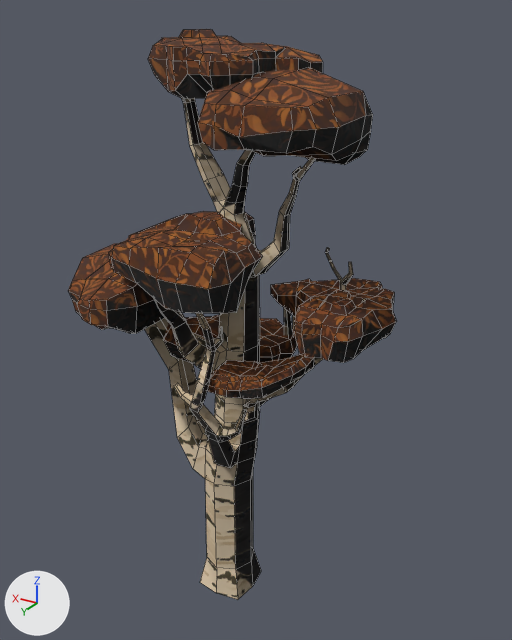
Renders of the Blender file LowPoly_Asset_Blend/D_Tree_small.blend from each side of a commit.
Camera for both pictures: a 50 mm lens placed at (-7.84, 13.02, 14.25), pointed at (0.21, -0.39, 7.54). Lighting does not change. The marker at lower left points along +X, +Y and +Z. Mesh edges are drawn as thin lines.

Names of what the first picture shows: 'tree'.
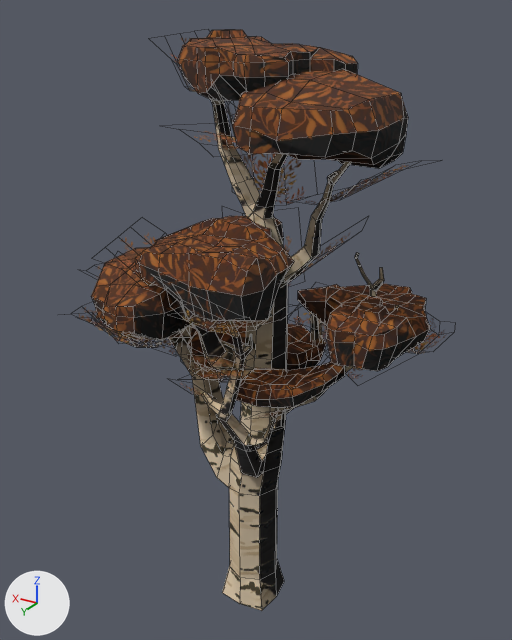
Edits to the bpy script that builds the scene:
```text
Change me_cube_001:
    used by ob_tree; location = (0.0, 1.0, 0.0); scale = (1.39, 1.39, 1.39)
    remove me_cube_001.from_pydata(...)  # 1302 vertices, 1270 faces, 16 loose edges; spans x -2.25..3.73, y -2.64..1.12, z -0.29..10.03
    add me_cube_001.from_pydata(...)  # 1608 vertices, 1421 faces, 16 loose edges; spans x -3.07..3.8, y -2.87..1.67, z -0.29..10.03
    me_cube_001 part 1: the loose piece of 96 vertices spanning x -0.45..2.02, y -1.45..1.12, z 6.14..7.37 is moved by (-0.54, 0.0, 0.0)
    me_cube_001 part 2: the loose piece of 128 vertices spanning x -2.25..0.25, y -2.64..-0.07, z 5.21..6.2 is moved by (-0.54, 0.0, 0.0)
    me_cube_001 part 3: the loose piece of 76 vertices spanning x 1.29..3.73, y -2.23..1.05, z 5.09..6.44 is moved by (-0.54, 0.0, 0.0)
    me_cube_001 part 4: the loose piece of 56 vertices spanning x -1.15..0.27, y -0.72..0.5, z 4.63..5.26 is moved by (-0.54, 0.0, 0.0)
    me_cube_001 part 5: the loose piece of 128 vertices spanning x -0.84..1.96, y -1.83..0.36, z 9.05..10.03 is moved by (-0.54, 0.0, 0.0)
    me_cube_001 part 6: the loose piece of 76 vertices spanning x -1.77..0.48, y -2.44..0.86, z 8.2..9.55 is moved by (-0.54, 0.0, 0.0)
    me_cube_001 part 7: the loose piece of 76 vertices spanning x -0.23..2.21, y -2.39..-0.5, z 4.15..5.1 is moved by (-0.54, 0.0, 0.0)
    me_cube_001 part 8: the loose piece of 650 vertices spanning x -1.76..3.37, y -2.52..0.69, z -0.29..9.43 is moved by (-0.54, 0.0, 0.0)
    me_cube_001 part 9: 16 vertices removed from x -1.14..0.27, y -0.72..0.47, z 4.67..5.26; 322 vertices added at x -3.07..3.8, y -2.87..1.67, z 4.09..10.02
    add me_cube_001.materials.append(mat_gold_trans)
```

Boxes [x1, y1, x2, y2] around the edits, measured in the pictures (512 x 640 px; the box of a moved part takes in the faces that stretch with it):
'tree', reshaped
    before: [68, 29, 397, 600]
    after: [79, 30, 447, 611]
part 1 of me_cube_001, moved or reshaped
    before: [109, 211, 262, 313]
    after: [135, 216, 294, 321]
part 2 of me_cube_001, moved or reshaped
    before: [271, 278, 397, 363]
    after: [298, 284, 430, 371]
part 3 of me_cube_001, moved or reshaped
    before: [68, 243, 165, 334]
    after: [91, 247, 192, 341]
part 4 of me_cube_001, moved or reshaped
    before: [207, 354, 314, 399]
    after: [236, 362, 345, 408]
part 5 of me_cube_001, moved or reshaped
    before: [148, 29, 323, 99]
    after: [177, 30, 358, 101]
part 6 of me_cube_001, moved or reshaped
    before: [198, 68, 373, 165]
    after: [232, 69, 408, 168]
part 7 of me_cube_001, moved or reshaped
    before: [163, 315, 297, 364]
    after: [188, 321, 326, 371]
part 8 of me_cube_001, moved or reshaped
    before: [145, 98, 366, 600]
    after: [170, 99, 398, 611]
part 9 of me_cube_001, built on
    after: [79, 37, 447, 417]
